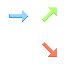
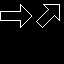
Comparing the layer stacks of the two w=64, h=64 images. Changes:
added layer "Ebene 3" above "Ebene 2" over (36, 4, 60, 28)
added layer "Ebene 2" above "Farbfüllung 1" over (0, 4, 32, 28)
showed "Farbfüllung 1", moved it above "Ebene 1 Kopie 2" over (0, 0, 64, 64)
